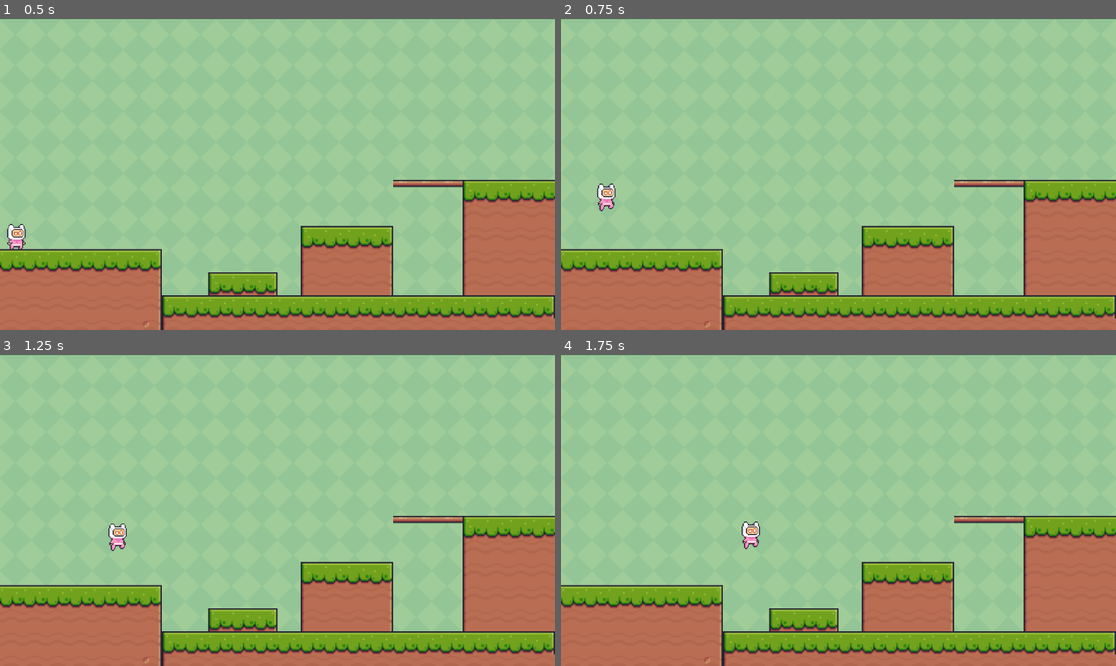
Above: before the commit, frames 1-4 (two rows, left to right).
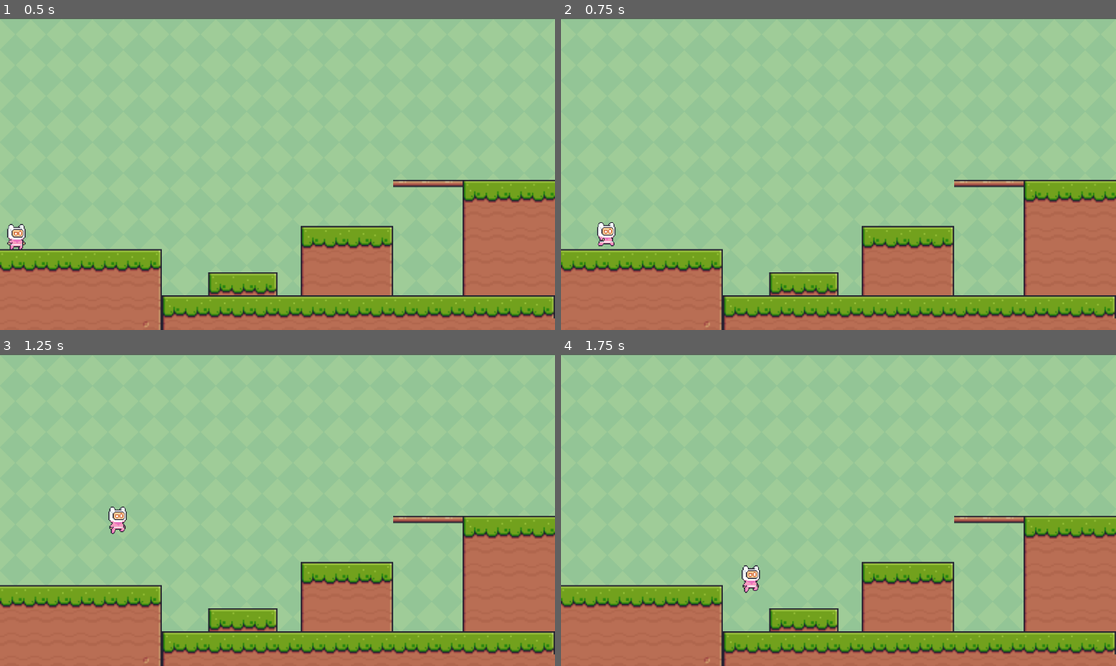
Above: after the commit, the same moments.

Repository: BryanBachelet/GodotDiscover
Game: Godot game, scene res://Scenes/main.tscn
Same seed, same stepped clock (60 frames per second), same inputs: the game is played once before the commit and once after it.
Inputs:
- Up to frame 1 (0.5 s): no input
- Up to frame 2 (0.75 s): tap Enter (ui_accept) at 0.5, 0.6 s; hold D (Move_Right) from 0.53 s (still down)
- Up to frame 3 (1.25 s): keep holding D (Move_Right); tap Space (Jump, bound only after the commit) at 0.77, 0.8, 1.07 s
- Up to frame 4 (1.75 s): keep holding D (Move_Right); tap Space (Jump, bound only after the commit) at 1.35, 1.52 s; tap Enter (ui_accept) at 1.55 s

Frame 1 is identical in both runs. In frame 2, 0.4% of the frame differs, in the area x 6-10%, y 53-74%; in frame 3, 0.4%; in frame 4, 0.5%, in the area x 32-36%, y 53-77%.

Commit message:
Add Control Gamepad

Diff:
--- a/Sample.tscn
+++ /dev/null
@@ -1,23 +0,0 @@
-[gd_scene load_steps=4 format=3 uid="uid://d18vgmyej8g7m"]
-
-[ext_resource type="PackedScene" uid="uid://bb7ma2bfdvla7" path="res://character_body_2d.tscn" id="1_wmf1l"]
-[ext_resource type="Texture2D" uid="uid://dhf4f4dft3ygw" path="res://Pillar (2).png" id="2_xi4ou"]
-
-[sub_resource type="CircleShape2D" id="CircleShape2D_jkgwh"]
-radius = 75.1665
-
-[node name="Node2D" type="Node2D"]
-
-[node name="CharacterBody2D" parent="." instance=ExtResource("1_wmf1l")]
-
-[node name="StaticBody2D" type="StaticBody2D" parent="."]
-position = Vector2(377, 207)
-
-[node name="Sprite2D" type="Sprite2D" parent="StaticBody2D"]
-position = Vector2(2, 3)
-rotation = -0.00336133
-scale = Vector2(1.3, 1.3)
-texture = ExtResource("2_xi4ou")
-
-[node name="CollisionShape2D" type="CollisionShape2D" parent="StaticBody2D"]
-shape = SubResource("CircleShape2D_jkgwh")
--- a/Scenes/mainCharacter.gd
+++ b/Scenes/mainCharacter.gd
@@ -19,7 +19,7 @@
 		velocity.y += gravity * delta
 		sprite_2d.animation = "Jumping"
 	# Handle Jump.
-	if Input.is_action_just_pressed("ui_accept") and is_on_floor():
+	if Input.is_action_just_pressed("Jump") and is_on_floor():
 		velocity.y = JUMP_VELOCITY
 
 	# Get the input direction and handle the movement/deceleration.
--- a/character_body_2d.tscn
+++ b/character_body_2d.tscn
@@ -1,7 +1,7 @@
 [gd_scene load_steps=4 format=3 uid="uid://bb7ma2bfdvla7"]
 
 [ext_resource type="Script" path="res://Scripts/CharacterMouvement.gd" id="1_ymnk3"]
-[ext_resource type="Texture2D" uid="uid://bxwvygi4hff1l" path="res://icon.svg" id="2_e4w71"]
+[ext_resource type="Texture2D" uid="uid://bxwvygi4hff1l" path="res://Assets/icon.svg" id="2_e4w71"]
 
 [sub_resource type="RectangleShape2D" id="RectangleShape2D_kmoxa"]
 size = Vector2(128, 128)
--- a/project.godot
+++ b/project.godot
@@ -20,11 +20,18 @@
 Move_Right={
 "deadzone": 0.5,
 "events": [Object(InputEventKey,"resource_local_to_scene":false,"resource_name":"","device":-1,"window_id":0,"alt_pressed":false,"shift_pressed":false,"ctrl_pressed":false,"meta_pressed":false,"pressed":false,"keycode":0,"physical_keycode":68,"key_label":0,"unicode":100,"echo":false,"script":null)
+, Object(InputEventJoypadMotion,"resource_local_to_scene":false,"resource_name":"","device":-1,"axis":0,"axis_value":1.0,"script":null)
 ]
 }
 Move_Left={
 "deadzone": 0.5,
-"events": [Object(InputEventKey,"resource_local_to_scene":false,"resource_name":"","device":0,"window_id":0,"alt_pressed":false,"shift_pressed":false,"ctrl_pressed":false,"meta_pressed":false,"pressed":false,"keycode":0,"physical_keycode":65,"key_label":0,"unicode":0,"echo":false,"script":null)
-, Object(InputEventKey,"resource_local_to_scene":false,"resource_name":"","device":-1,"window_id":0,"alt_pressed":false,"shift_pressed":false,"ctrl_pressed":false,"meta_pressed":false,"pressed":false,"keycode":0,"physical_keycode":81,"key_label":0,"unicode":113,"echo":false,"script":null)
+"events": [Object(InputEventKey,"resource_local_to_scene":false,"resource_name":"","device":-1,"window_id":0,"alt_pressed":false,"shift_pressed":false,"ctrl_pressed":false,"meta_pressed":false,"pressed":false,"keycode":0,"physical_keycode":65,"key_label":0,"unicode":97,"echo":false,"script":null)
+, Object(InputEventJoypadMotion,"resource_local_to_scene":false,"resource_name":"","device":-1,"axis":0,"axis_value":-1.0,"script":null)
 ]
 }
+Jump={
+"deadzone": 0.5,
+"events": [Object(InputEventKey,"resource_local_to_scene":false,"resource_name":"","device":-1,"window_id":0,"alt_pressed":false,"shift_pressed":false,"ctrl_pressed":false,"meta_pressed":false,"pressed":false,"keycode":0,"physical_keycode":32,"key_label":0,"unicode":32,"echo":false,"script":null)
+, Object(InputEventJoypadButton,"resource_local_to_scene":false,"resource_name":"","device":-1,"button_index":0,"pressure":0.0,"pressed":true,"script":null)
+]
+}
